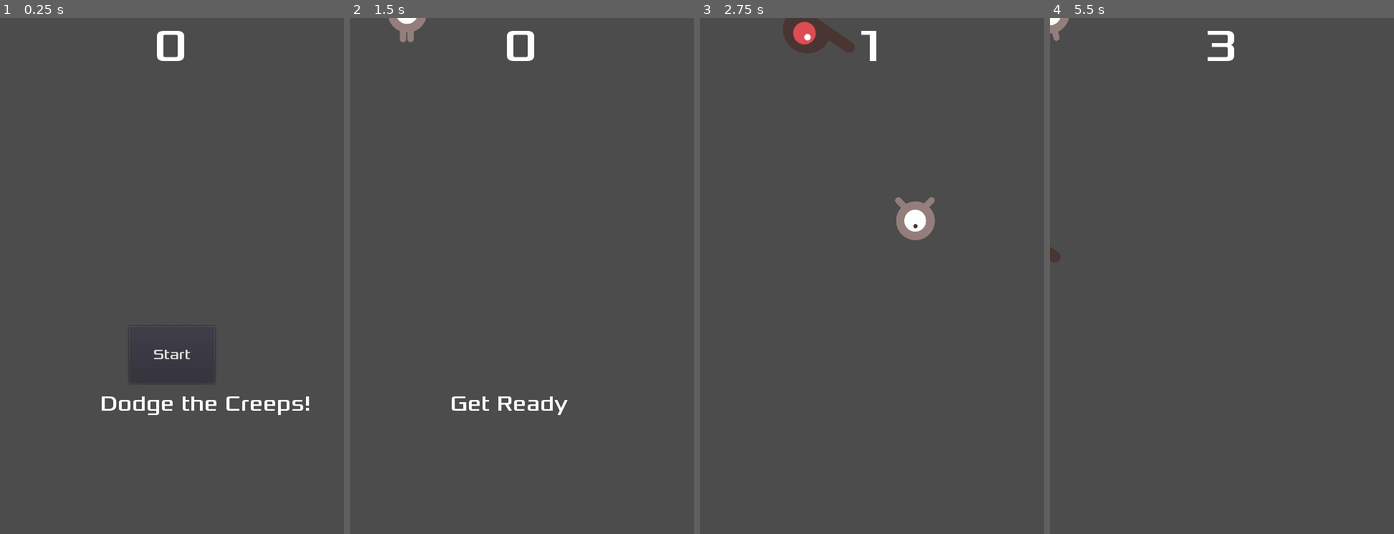
Above: before the commit, frames 1-4 (left to right).
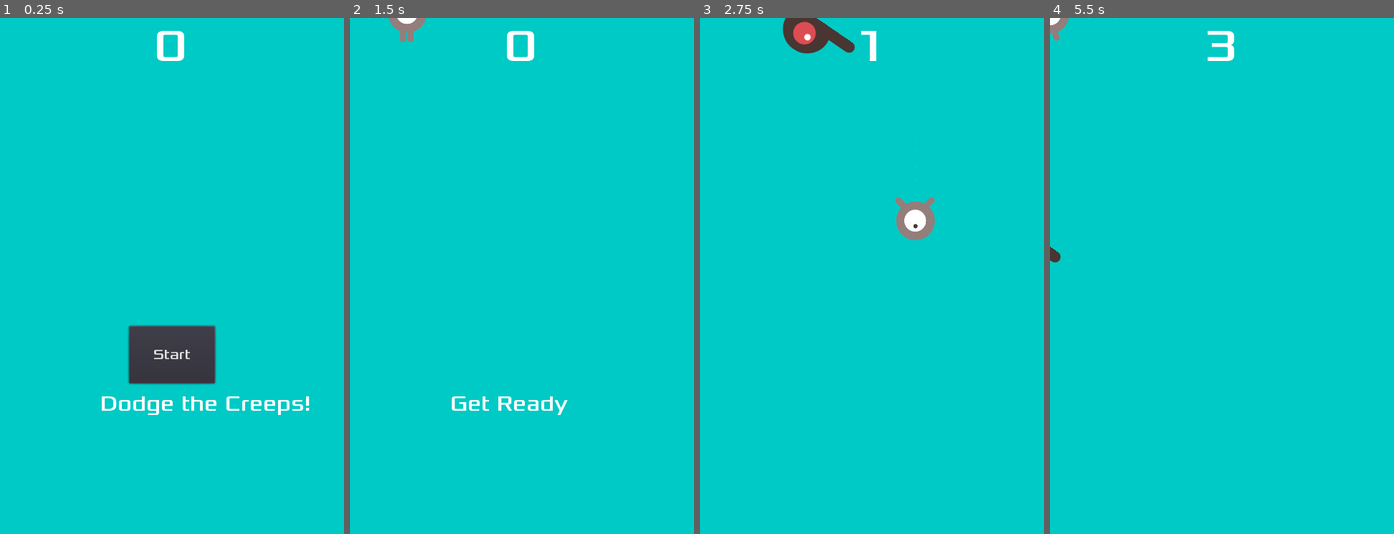
Above: after the commit, the same moments.

Repository: Archangel45/dodge-the-creeps
Game: Godot game, scene res://Main.tscn
Two runs of this game, one before a commit and one after it. Both use one fixed random seed, a clock stepped at 60 frames per second and the inputs below.
Inputs:
- Up to frame 1 (0.25 s): no input
- Up to frame 2 (1.5 s): click "Start" at 0.5 s; tap Enter at 1.25 s; hold Right (ui_right) from 1.28 s (still down)
- Up to frame 3 (2.75 s): release Right (ui_right) at 2.03 s; hold Down (ui_down) from 2.03 s (still down)
- Up to frame 4 (5.5 s): release Down (ui_down) at 2.78 s; hold Right (ui_right) 2.78-3.53 s; hold Up (ui_up) 3.53-4.28 s; hold Left (ui_left) from 4.28 s (still down)

The runs differ from the first frame. In frame 1, 96% of the frame differs, in the area x 0-100%, y 0-100%; in frame 2, 99%; in frame 3, 98%; in frame 4, 100%.

Commit message:
Added particles, music and a baby blue background.

Diff:
--- a/Main.gd
+++ b/Main.gd
@@ -9,6 +9,7 @@
 	$StartTimer.start()
 	$HUD.update_score(score)
 	$HUD.show_message("Get Ready")
+	$Music.play()
 
 func _ready():
 	randomize()
@@ -18,6 +19,8 @@
 	$ScoreTimer.stop()
 	$MobTimer.stop()
 	$HUD.show_game_over()
+	$Music.stop()
+	$DeathSound.play()
 
 func _on_StartTimer_timeout():
 	$MobTimer.start()
--- a/Main.tscn
+++ b/Main.tscn
@@ -1,9 +1,11 @@
-[gd_scene load_steps=6 format=2]
+[gd_scene load_steps=8 format=2]
 
 [ext_resource path="res://Main.gd" type="Script" id=1]
 [ext_resource path="res://Mob.tscn" type="PackedScene" id=2]
-[ext_resource path="res://Player.tscn" type="PackedScene" id=3]
-[ext_resource path="res://HUD.tscn" type="PackedScene" id=4]
+[ext_resource path="res://art/House In a Forest Loop.ogg" type="AudioStream" id=3]
+[ext_resource path="res://art/gameover.wav" type="AudioStream" id=4]
+[ext_resource path="res://Player.tscn" type="PackedScene" id=5]
+[ext_resource path="res://HUD.tscn" type="PackedScene" id=6]
 
 [sub_resource type="Curve2D" id=1]
 
@@ -12,39 +14,71 @@
 "points": PoolVector2Array( 0, 0, 0, 0, -1, 0, 0, 0, 0, 0, 481, 3, 0, 0, 0, 0, 479, 718, 0, 0, 0, 0, -1, 0 )
 }
 
-[node name="Main" type="Node" index="0"]
+[node name="Main" type="Node"]
 
 script = ExtResource( 1 )
 Mob = ExtResource( 2 )
 
-[node name="Player" parent="." index="0" instance=ExtResource( 3 )]
+[node name="ColorRect" type="ColorRect" parent="." index="0"]
 
-[node name="MobTimer" type="Timer" parent="." index="1"]
+anchor_left = 0.0
+anchor_top = 0.0
+anchor_right = 0.0
+anchor_bottom = 0.0
+margin_right = 480.0
+margin_bottom = 720.0
+rect_pivot_offset = Vector2( 0, 0 )
+mouse_filter = 0
+mouse_default_cursor_shape = 0
+size_flags_horizontal = 1
+size_flags_vertical = 1
+color = Color( 0, 0.792969, 0.774384, 1 )
+_sections_unfolded = [ "Rect" ]
+
+[node name="Music" type="AudioStreamPlayer" parent="." index="1"]
+
+stream = ExtResource( 3 )
+volume_db = 0.0
+autoplay = false
+mix_target = 0
+bus = "Master"
+
+[node name="DeathSound" type="AudioStreamPlayer" parent="." index="2"]
+
+stream = ExtResource( 4 )
+volume_db = 0.0
+autoplay = false
+mix_target = 0
+bus = "Master"
+
+[node name="Player" parent="." index="3" instance=ExtResource( 5 )]
+
+[node name="MobTimer" type="Timer" parent="." index="4"]
 
 process_mode = 1
 wait_time = 1.0
 one_shot = false
 autostart = false
 
-[node name="ScoreTimer" type="Timer" parent="." index="2"]
+[node name="ScoreTimer" type="Timer" parent="." index="5"]
 
 process_mode = 1
 wait_time = 1.0
 one_shot = false
 autostart = false
 
-[node name="StartTimer" type="Timer" parent="." index="3"]
+[node name="StartTimer" type="Timer" parent="." index="6"]
 
 process_mode = 1
 wait_time = 1.0
 one_shot = false
 autostart = false
 
-[node name="StartPosition" type="Position2D" parent="." index="4"]
+[node name="StartPosition" type="Position2D" parent="." index="7"]
 
 _sections_unfolded = [ "Transform" ]
 
-[node name="MobPath" type="Path2D" parent="." index="5"]
+[node name="MobPath" type="Path2D" parent="." index="8"]
 
 curve = SubResource( 1 )
 
@@ -60,7 +94,7 @@
 loop = true
 lookahead = 4.0
 
-[node name="HUD" parent="." index="6" instance=ExtResource( 4 )]
+[node name="HUD" parent="." index="9" instance=ExtResource( 6 )]
 
 [connection signal="hit" from="Player" to="." method="game_over"]
 
--- a/Player.tscn
+++ b/Player.tscn
@@ -6,7 +6,57 @@
 [ext_resource path="res://art/playerGrey_up1.png" type="Texture" id=4]
 [ext_resource path="res://art/playerGrey_up2.png" type="Texture" id=5]
 
-[sub_resource type="SpriteFrames" id=1]
+[sub_resource type="Gradient" id=1]
+
+offsets = PoolRealArray( 0, 1 )
+colors = PoolColorArray( 1, 1, 1, 0.498039, 1, 1, 1, 0 )
+
+[sub_resource type="GradientTexture" id=2]
+
+flags = 4
+gradient = SubResource( 1 )
+width = 2048
+
+[sub_resource type="ParticlesMaterial" id=3]
+
+render_priority = 0
+trail_divisor = 1
+emission_shape = 0
+flag_align_y = false
+flag_rotate_y = false
+flag_disable_z = true
+spread = 45.0
+flatness = 0.0
+gravity = Vector3( 0, 0, 0 )
+initial_velocity = 1.0
+initial_velocity_random = 0.0
+angular_velocity = 0.0
+angular_velocity_random = 0.0
+orbit_velocity = 0.0
+orbit_velocity_random = 0.0
+linear_accel = 0.0
+linear_accel_random = 0.0
+radial_accel = 0.0
+radial_accel_random = 0.0
+tangential_accel = 0.0
+tangential_accel_random = 0.0
+damping = 0.0
+damping_random = 0.0
+angle = 0.0
+angle_random = 0.0
+scale = 1.0
+scale_random = 0.0
+color_ramp = SubResource( 2 )
+hue_variation = 0.0
+hue_variation_random = 0.0
+anim_speed = 0.0
+anim_speed_random = 0.0
+anim_offset = 0.0
+anim_offset_random = 0.0
+anim_loop = false
+_sections_unfolded = [ "Color", "Gravity", "Scale" ]
+
+[sub_resource type="SpriteFrames" id=4]
 
 animations = [ {
 "frames": [ ExtResource( 2 ), ExtResource( 3 ) ],
@@ -42,17 +92,39 @@
 }
 SPEED = 400
 
-[node name="AnimatedSprite" type="AnimatedSprite" parent="." index="0"]
+[node name="Trail" type="Particles2D" parent="." index="0"]
+
+emitting = true
+amount = 10
+lifetime = 1.0
+one_shot = false
+preprocess = 0.0
+speed_scale = 2.0
+explosiveness = 0.0
+randomness = 0.0
+fixed_fps = 0
+fract_delta = true
+visibility_rect = Rect2( -100, -100, 200, 200 )
+local_coords = false
+draw_order = 0
+process_material = SubResource( 3 )
+texture = null
+normal_map = null
+h_frames = 1
+v_frames = 1
+_sections_unfolded = [ "Drawing", "Process Material", "Textures", "Time" ]
+
+[node name="AnimatedSprite" type="AnimatedSprite" parent="." index="1"]
 
 scale = Vector2( 0.5, 0.5 )
-frames = SubResource( 1 )
+frames = SubResource( 4 )
 animation = "right"
 _sections_unfolded = [ "Transform", "Visibility" ]
 
-[node name="CollisionShape2D" type="CollisionShape2D" parent="." index="1"]
+[node name="CollisionShape2D" type="CollisionShape2D" parent="." index="2"]
 
 position = Vector2( 0.382868, 0.569036 )
 scale = Vector2( 2.74038, 1.71196 )
-shape = SubResource( 2 )
+shape = SubResource( 5 )
 
 [connection signal="body_entered" from="." to="." method="_on_Player_body_entered"]
Not shown: 2 places in Player.tscn that only renumber resources
